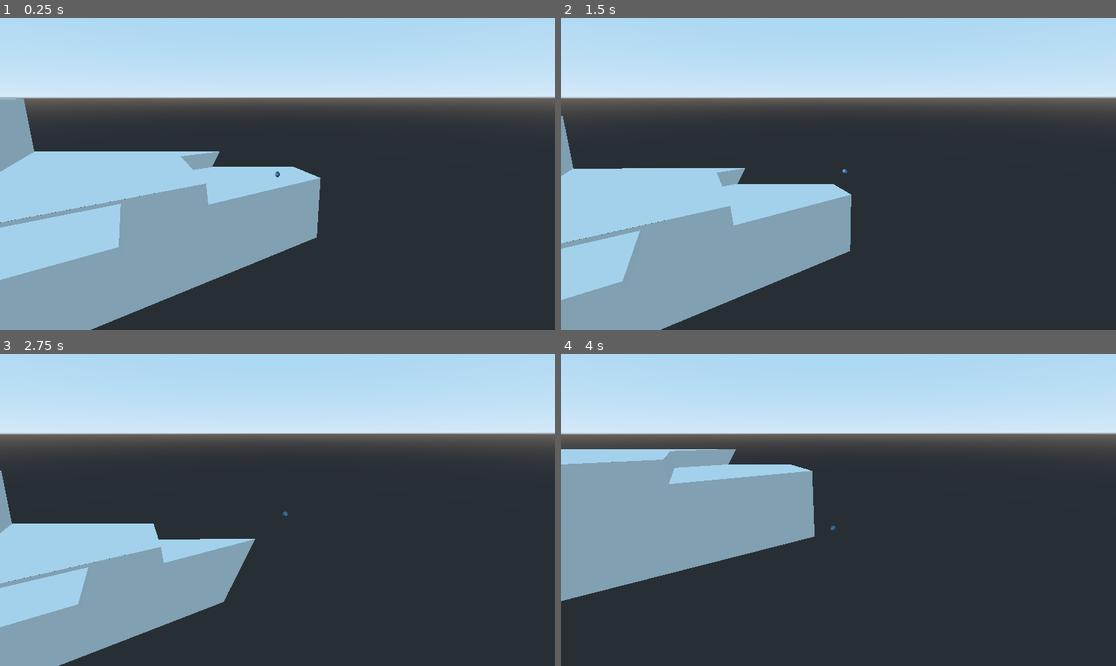
Above: before the commit, frames 1-4 (two rows, left to right).
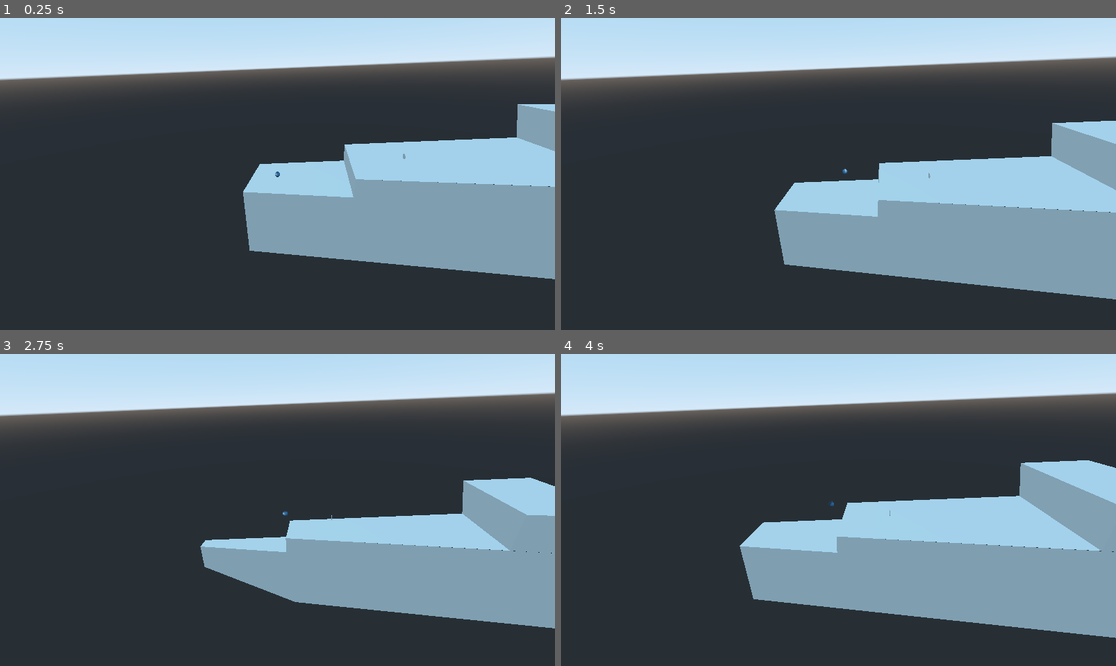
Above: after the commit, the same moments.

Repository: PedroCarbone/Oldies_2do_Parcial
Game: Godot game, scene res://scenes/EscenasGameplay/TutorialEncerio.tscn
Two runs of this game, one before a commit and one after it. Both use one fixed random seed, a clock stepped at 60 frames per second and the inputs below. This scene is started directly instead of the project's main scene. The engine's default icon, where the game draws it, is replaced by a stand-in: a white triangle on a blue panel in a dark square.
Inputs:
- Up to frame 1 (0.25 s): no input
- Up to frame 2 (1.5 s): hold Right (ui_right) 0.53-1.28 s; tap Space (ui_select) at 0.77 s; hold Down (ui_down) from 1.28 s (still down)
- Up to frame 3 (2.75 s): tap Space (ui_select) at 1.52 s; release Down (ui_down) at 2.03 s; hold Right (ui_right) from 2.03 s (still down)
- Up to frame 4 (4 s): release Right (ui_right) at 2.78 s; hold Up (ui_up) 2.78-3.53 s; tap Space (ui_select) at 3.02, 3.77 s; hold Left (ui_left) from 3.53 s (still down)

The runs differ from the first frame. In frame 1, 55% of the frame differs, in the area x 0-100%, y 12-100%; in frame 2, 54%; in frame 3, 47%; in frame 4, 56%, in the area x 0-100%, y 12-92%.

Commit message:
Detalles finales

Diff:
--- a/scenes/EscenasGameplay/Nivel 2/level_2.tscn
+++ b/scenes/EscenasGameplay/Nivel 2/level_2.tscn
@@ -151,7 +151,6 @@
 transform = Transform( 5, 0, 0, 0, 1, 0, 0, 0, 5, -82.7348, 31.4871, -20.2515 )
 
 [node name="CollisionShape" type="CollisionShape" parent="plataforma4"]
-transform = Transform( 1, 0, 0, 0, 1, 0, 0, 0, 1, 0, 0, 0 )
 shape = SubResource( 4 )
 
 [node name="MeshInstance" type="MeshInstance" parent="plataforma4"]
--- /dev/null
+++ b/scenes/EscenasGameplay/TutorialEncerio.gd
@@ -0,0 +1,31 @@
+extends Spatial
+
+
+# Declare member variables here. Examples:
+# var a = 2
+# var b = "text"
+
+
+# Called when the node enters the scene tree for the first time.
+func _ready():
+	pass # Replace with function body.
+
+
+# Called every frame. 'delta' is the elapsed time since the previous frame.
+#func _process(delta):
+#	pass
+
+
+
+func _on_Limite_body_entered(body):
+	get_node("Animación").play("Reseteo")
+	pass # Replace with function body.
+
+
+func _on_Final_body_entered(body):
+	get_node("Animación").play("Final")
+	pass # Replace with function body.
+
+func _final_nivel():
+	get_tree().change_scene("res://level_2.tscn")
+	pass
--- a/scenes/EscenasGameplay/TutorialEncerio.tscn
+++ b/scenes/EscenasGameplay/TutorialEncerio.tscn
@@ -1,8 +1,9 @@
-[gd_scene load_steps=8 format=2]
+[gd_scene load_steps=14 format=2]
 
 [ext_resource path="res://scenes/Player/Player.tscn" type="PackedScene" id=1]
 [ext_resource path="res://materials/ball_no_depth.tres" type="Material" id=2]
 [ext_resource path="res://scenes/EscenasGameplay/Moneda.tscn" type="PackedScene" id=3]
+[ext_resource path="res://scenes/EscenasGameplay/TutorialEncerio.gd" type="Script" id=4]
 
 [sub_resource type="BoxShape" id=1]
 
@@ -52,10 +53,65 @@
 "values": [ Vector3( 85.2488, 1.81727, -21.6914 ), Vector3( 85.2488, 23.6373, -21.6914 ), Vector3( 85.2488, 1.81727, -21.6914 ) ]
 }
 
+[sub_resource type="BoxShape" id=5]
+
+[sub_resource type="Animation" id=8]
+resource_name = "Final"
+length = 0.1
+tracks/0/type = "method"
+tracks/0/path = NodePath(".")
+tracks/0/interp = 1
+tracks/0/loop_wrap = true
+tracks/0/imported = false
+tracks/0/enabled = true
+tracks/0/keys = {
+"times": PoolRealArray( 0 ),
+"transitions": PoolRealArray( 1 ),
+"values": [ {
+"args": [  ],
+"method": "_final_nivel"
+} ]
+}
+
+[sub_resource type="Animation" id=6]
+length = 0.001
+tracks/0/type = "value"
+tracks/0/path = NodePath("Player:translation")
+tracks/0/interp = 1
+tracks/0/loop_wrap = true
+tracks/0/imported = false
+tracks/0/enabled = true
+tracks/0/keys = {
+"times": PoolRealArray( 0 ),
+"transitions": PoolRealArray( 1 ),
+"update": 0,
+"values": [ Vector3( -0.689919, -2.66137, 0 ) ]
+}
+
+[sub_resource type="Animation" id=7]
+resource_name = "Reseteo"
+length = 0.1
+tracks/0/type = "value"
+tracks/0/path = NodePath("Player:translation")
+tracks/0/interp = 1
+tracks/0/loop_wrap = true
+tracks/0/imported = false
+tracks/0/enabled = true
+tracks/0/keys = {
+"times": PoolRealArray( 0 ),
+"transitions": PoolRealArray( 1 ),
+"update": 0,
+"values": [ Vector3( -0.689919, -2.66137, 0 ) ]
+}
+
+[sub_resource type="CylinderShape" id=9]
+
 [node name="Spatial" type="Spatial"]
+transform = Transform( 1, 0, 0, 0, 1, 0, 0, 0, 1, -0.0948372, 0, 0.0996313 )
+script = ExtResource( 4 )
 
 [node name="Player" parent="." instance=ExtResource( 1 )]
-transform = Transform( 0.026613, 0, -0.999646, 0, 1, 0, 0.999646, 0, 0.026613, -0.689919, -2.66137, 0 )
+transform = Transform( 0.723833, 0.114864, 0.680348, -0.0717398, 0.99323, -0.0913629, -0.686236, 0.0173234, 0.727173, -0.689919, -2.66137, 0 )
 
 [node name="PlataformaCSG" type="CSGBox" parent="."]
 transform = Transform( 61.8539, 0, 0, 0, 16.2217, 0, 0, 0, 69.6594, 48.1708, -13.7322, 59.8166 )
@@ -97,3 +153,25 @@
 
 [node name="Moneda" parent="." instance=ExtResource( 3 )]
 transform = Transform( 2.11559, 0, 0, 0, 2.07502, 0, 0, 0, 1, 0.613873, 4.93191, 43.915 )
+
+[node name="Limite" type="Area" parent="."]
+transform = Transform( 772.606, 0, 0, 0, 1, 0, 0, 0, 791.321, -32.3711, -40.7947, 20.6783 )
+
+[node name="CollisionShape" type="CollisionShape" parent="Limite"]
+transform = Transform( 1.65758, 0, 0, 0, 1, 0, 0, 0, 2.41263, 0, 0, 0 )
+shape = SubResource( 5 )
+
+[node name="Animación" type="AnimationPlayer" parent="."]
+anims/Final = SubResource( 8 )
+anims/RESET = SubResource( 6 )
+anims/Reseteo = SubResource( 7 )
+
+[node name="Final" type="Area" parent="."]
+transform = Transform( 0.895926, 0, 0, 0, 1, 0, 0, 0, 1.02175, 95.5285, 17.6037, 116.305 )
+
+[node name="ColisionFinal" type="CollisionShape" parent="Final"]
+transform = Transform( 1.69797, 0, 0, 0, 1, 0, 0, 0, 2.41263, 0, 0, 0 )
+shape = SubResource( 9 )
+
+[connection signal="body_entered" from="Limite" to="." method="_on_Limite_body_entered"]
+[connection signal="body_entered" from="Final" to="." method="_on_Final_body_entered"]
